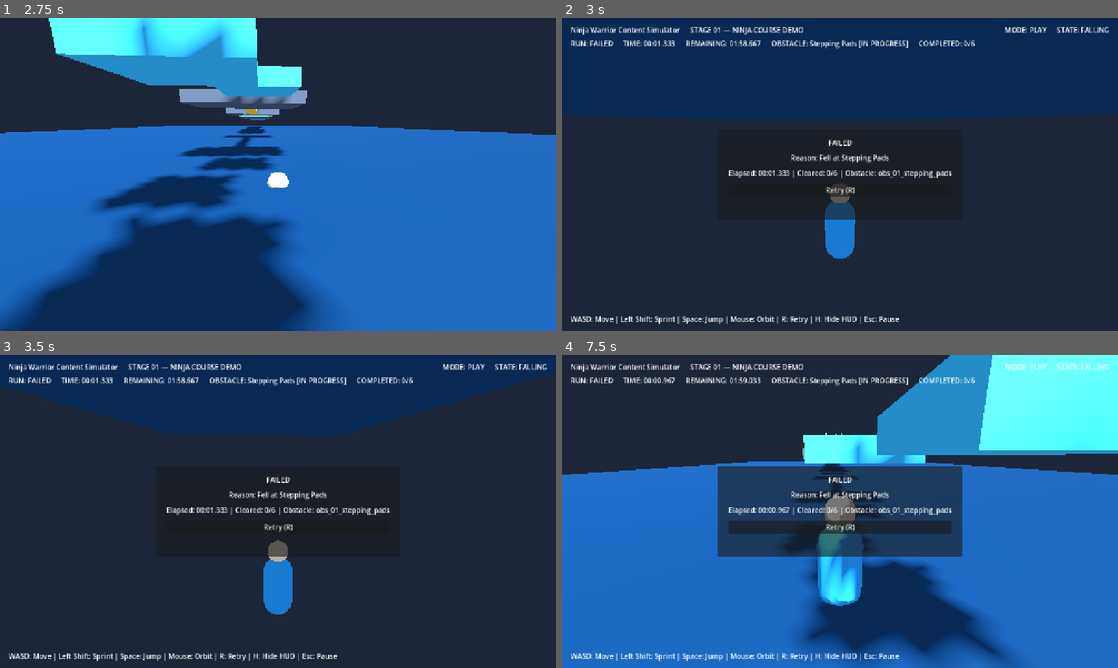
Above: before the commit, frames 1-4 (two rows, left to right).
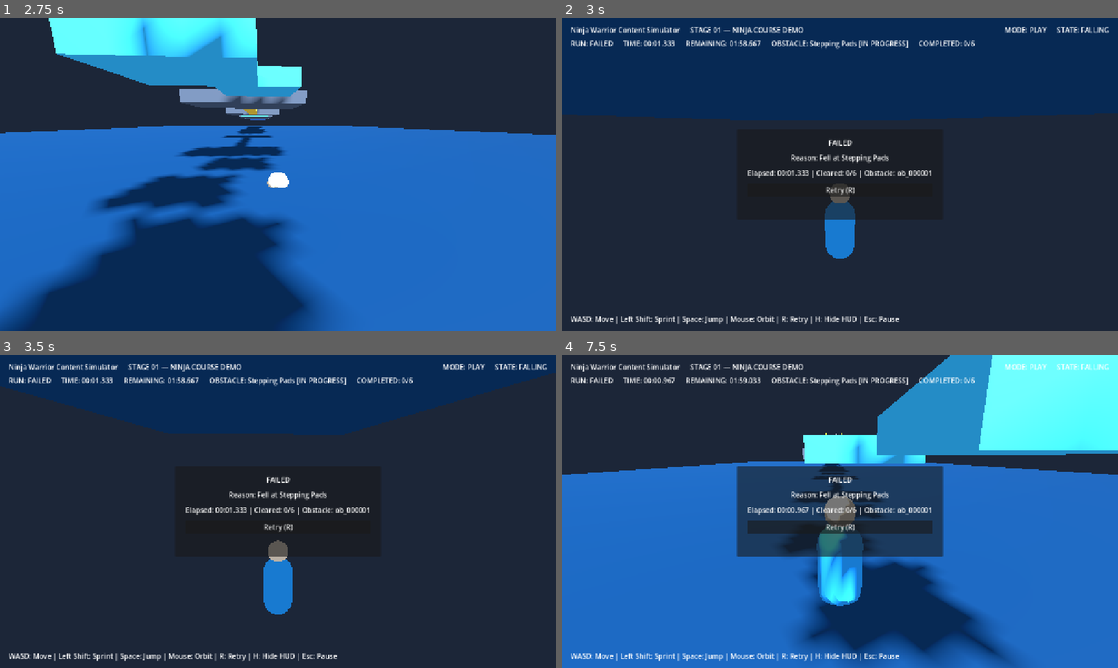
Above: after the commit, the same moments.

Repository: ranzxm/ninja-warrior-content-simulator
Game: Godot game, scene res://scenes/app/main.tscn
Two runs of this game, one before a commit and one after it. Both use one fixed random seed, a clock stepped at 60 frames per second and the inputs below.
Inputs (mouse positions are in pixels of both pictures, inside the frame that each line leads up to):
- Up to frame 1 (2.75 s): tap Enter at 0.5 s; move the mouse to (305, 174) at 0.52 s; hold Shift (sprint) 0.53-1.28 s; hold W (move_forward) from 0.53 s (still down); tap Space (jump) at 0.77, 1.52 s; move the mouse to (250, 174) at 1.27 s; tap H (toggle_hud) at 1.35 s; move the mouse to (289, 168) at 2.02 s; hold Shift (sprint) from 2.03 s (still down)
- Up to frame 2 (3 s): keep holding W (move_forward); move the mouse to (812, 237) at 2.77 s; release Shift (sprint) at 2.78 s; tap H (toggle_hud) at 2.85 s
- Up to frame 3 (3.5 s): keep holding W (move_forward); tap Space (jump) at 3.02 s
- Up to frame 4 (7.5 s): release W (move_forward) at 3.5 s; click "Retry (R)" at 3.5 s; tap R (restart) at 4.25, 5.75 s; move the mouse to (878, 514) at 4.27 s; hold W (move_forward) 4.28-5 s; hold Shift (sprint) 4.28-5 s; tap Space (jump) at 4.52, 6.02 s; tap Escape (pause) at 4.9 s; click "Restart" at 5 s; move the mouse to (795, 508) at 5.77 s; hold W (move_forward) 5.78-7.28 s; tap H (toggle_hud) at 5.85, 7.35 s; move the mouse to (845, 511) at 6.52 s; hold Shift (sprint) 6.53-7.28 s; move the mouse to (756, 433) at 7.27 s; hold D (move_right) from 7.28 s (still down)

Frame 1 is identical in both runs. In frame 2, 0.7% of the frame differs, in the area x 30-70%, y 48-58%; in frame 3, 0.7%; in frame 4, 2.7%, in the area x 28-72%, y 35-65%.

Commit message:
refactor(obstacles): make dynamic obstacle pause deterministic and introduce unique instance identities

Diff:
--- a/scenes/arenas/stage_01_demo.tscn
+++ b/scenes/arenas/stage_01_demo.tscn
@@ -181,27 +181,33 @@
 [node name="Obstacles" type="Node3D" parent="."]
 
 [node name="Obs01SteppingPads" parent="Obstacles" instance=ExtResource("2_obs01")]
-obstacle_id = "obs_01_stepping_pads"
+instance_id = "ob_000001"
+obstacle_id = "ob_000001"
 
 [node name="Obs02BalanceBeam" parent="Obstacles" instance=ExtResource("3_obs02")]
 transform = Transform3D(1, 0, 0, 0, 1, 0, 0, 0, 1, 0, 0, -14.2)
-obstacle_id = "obs_02_balance_beam"
+instance_id = "ob_000002"
+obstacle_id = "ob_000002"
 
 [node name="Obs03MovingPlatform" parent="Obstacles" instance=ExtResource("4_obs03")]
 transform = Transform3D(1, 0, 0, 0, 1, 0, 0, 0, 1, 0, 0, -24.2)
-obstacle_id = "obs_03_moving_platform"
+instance_id = "ob_000003"
+obstacle_id = "ob_000003"
 
 [node name="Obs04RotatingSweeper" parent="Obstacles" instance=ExtResource("5_obs04")]
 transform = Transform3D(1, 0, 0, 0, 1, 0, 0, 0, 1, 0, 0, -35.2)
-obstacle_id = "obs_04_rotating_sweeper"
+instance_id = "ob_000004"
+obstacle_id = "ob_000004"
 
 [node name="Obs05SwingingPendulum" parent="Obstacles" instance=ExtResource("6_obs05")]
 transform = Transform3D(1, 0, 0, 0, 1, 0, 0, 0, 1, 0, 0, -45.2)
-obstacle_id = "obs_05_swinging_pendulum"
+instance_id = "ob_000005"
+obstacle_id = "ob_000005"
 
 [node name="Obs06WarpedWall" parent="Obstacles" instance=ExtResource("7_obs06")]
 transform = Transform3D(1, 0, 0, 0, 1, 0, 0, 0, 1, 0, 0, -55.2)
-obstacle_id = "obs_06_warped_wall"
+instance_id = "ob_000006"
+obstacle_id = "ob_000006"
 
 [node name="FinishPlatform" type="StaticBody3D" parent="."]
 transform = Transform3D(1, 0, 0, 0, 1, 0, 0, 0, 1, 0, 3, -68.3)
--- a/scripts/obstacles/obs_01_stepping_pads.gd
+++ b/scripts/obstacles/obs_01_stepping_pads.gd
@@ -23,7 +23,7 @@
 
 
 func _init() -> void:
-	obstacle_id = "obs_01_stepping_pads"
+	super._init()
 	obstacle_type = "stepping_pads"
 	display_name = "Stepping Pads"
 
--- a/scripts/obstacles/obs_02_balance_beam.gd
+++ b/scripts/obstacles/obs_02_balance_beam.gd
@@ -19,7 +19,7 @@
 
 
 func _init() -> void:
-	obstacle_id = "obs_02_balance_beam"
+	super._init()
 	obstacle_type = "balance_beam"
 	display_name = "Balance Beam"
 
--- a/scripts/obstacles/obs_03_moving_platform.gd
+++ b/scripts/obstacles/obs_03_moving_platform.gd
@@ -26,7 +26,7 @@
 
 
 func _init() -> void:
-	obstacle_id = "obs_03_moving_platform"
+	super._init()
 	obstacle_type = "moving_platform"
 	display_name = "Moving Platform"
 
--- a/scripts/obstacles/obs_04_rotating_sweeper.gd
+++ b/scripts/obstacles/obs_04_rotating_sweeper.gd
@@ -29,7 +29,7 @@
 
 
 func _init() -> void:
-	obstacle_id = "obs_04_rotating_sweeper"
+	super._init()
 	obstacle_type = "rotating_sweeper"
 	display_name = "Rotating Sweeper"
 
--- a/scripts/obstacles/obs_05_swinging_pendulum.gd
+++ b/scripts/obstacles/obs_05_swinging_pendulum.gd
@@ -28,7 +28,7 @@
 
 
 func _init() -> void:
-	obstacle_id = "obs_05_swinging_pendulum"
+	super._init()
 	obstacle_type = "swinging_pendulum"
 	display_name = "Swinging Pendulum"
 
--- a/scripts/obstacles/obs_06_warped_wall.gd
+++ b/scripts/obstacles/obs_06_warped_wall.gd
@@ -25,7 +25,7 @@
 
 
 func _init() -> void:
-	obstacle_id = "obs_06_warped_wall"
+	super._init()
 	obstacle_type = "warped_wall"
 	display_name = "Warped Wall"
 
--- a/scripts/obstacles/obstacle_base.gd
+++ b/scripts/obstacles/obstacle_base.gd
@@ -1,9 +1,9 @@
 class_name ObstacleBase
 extends Node3D
 
-## Shared contract for modular course obstacles (M1a) with full collision enable/disable,
-## explicit traversal states (NOT_STARTED -> ENTERED -> COMPLETED), dynamic simulation lifecycle,
-## and atomic parameter validation.
+## Shared contract for modular course obstacles (M1a/M1b) with unique instance_id,
+## pause-aware dynamic simulation lifecycle, full collision enable/disable,
+## explicit traversal states (NOT_STARTED -> ENTERED -> COMPLETED), and atomic parameters.
 
 signal obstacle_entered(obstacle: ObstacleBase, player: PlayerController)
 signal obstacle_completed(obstacle: ObstacleBase, player: PlayerController)
@@ -19,8 +19,25 @@
 const META_ORIG_MASK: StringName = &"_orig_collision_mask"
 const META_ORIG_MONITORING: StringName = &"_orig_monitoring"
 const META_ORIG_MONITORABLE: StringName = &"_orig_monitorable"
-
-@export var obstacle_id: String = "obs_000"
+const EDITOR_PICK_LAYER: int = 16 # Layer 5: EDITOR_PICK
+
+static var _next_instance_counter: int = 0
+
+var _instance_id: String = ""
+
+@export var instance_id: String = "":
+	set(value):
+		_set_identity_internal(value)
+	get:
+		return _instance_id
+
+## Compatibility alias synchronized with instance_id.
+@export var obstacle_id: String = "":
+	set(value):
+		_set_identity_internal(value)
+	get:
+		return _instance_id
+
 @export var obstacle_type: String = "base"
 @export var display_name: String = "Obstacle"
 @export var is_enabled: bool = true:
@@ -37,13 +54,39 @@
 var exit_anchor: Marker3D = null
 var traversal_state: TraversalState = TraversalState.NOT_STARTED
 var simulation_active: bool = false
+var simulation_paused: bool = false
+var editor_mode_active: bool = false
 
 var _entry_trigger: Area3D = null
 var _exit_trigger: Area3D = null
 var _hazard_zone: Area3D = null
+var _editor_pick_body: StaticBody3D = null
+
+
+static func allocate_unique_instance_id() -> String:
+	_next_instance_counter += 1
+	return "ob_%06d" % _next_instance_counter
+
+
+static func register_known_instance_id(id_str: String) -> void:
+	var clean: String = id_str.strip_edges()
+	if clean.begins_with("ob_"):
+		var num_part: String = clean.substr(3)
+		if num_part.is_valid_int():
+			var parsed_num: int = num_part.to_int()
+			if parsed_num > _next_instance_counter:
+				_next_instance_counter = parsed_num
+
+
+func _init() -> void:
+	_set_identity_internal(allocate_unique_instance_id())
 
 
 func _ready() -> void:
+	if _instance_id.is_empty():
+		_set_identity_internal(allocate_unique_instance_id())
+	else:
+		register_known_instance_id(_instance_id)
 	_cache_common_nodes()
 	_connect_triggers()
 	_rebuild_obstacle()
@@ -51,8 +94,24 @@
 	_apply_enabled_state()
 
 
+func get_obstacle_instance_id() -> String:
+	return _instance_id
+
+
+func set_obstacle_instance_id(new_id: String) -> void:
+	_set_identity_internal(new_id)
+
+
+func _set_identity_internal(new_id: String) -> void:
+	var clean: String = new_id.strip_edges()
+	if clean.is_empty():
+		return
+	_instance_id = clean
+	register_known_instance_id(clean)
+
+
 func start_simulation() -> void:
-	if not is_enabled:
+	if not is_enabled or editor_mode_active:
 		simulation_active = false
 		return
 	simulation_active = true
@@ -62,13 +121,30 @@
 	simulation_active = false
 
 
+func set_simulation_paused(paused: bool) -> void:
+	simulation_paused = paused
+
+
 func is_simulation_running() -> bool:
-	return is_enabled and simulation_active
+	if not is_enabled or not simulation_active or simulation_paused or editor_mode_active:
+		return false
+	if is_inside_tree() and get_tree().paused:
+		return false
+	return true
+
+
+func set_editor_mode(active: bool) -> void:
+	editor_mode_active = active
+	if active:
+		simulation_active = false
+	_ensure_editor_pick_body()
+	_apply_enabled_state()
 
 
 func reset_obstacle() -> void:
 	_cache_common_nodes()
 	simulation_active = false
+	simulation_paused = false
 	traversal_state = TraversalState.NOT_STARTED
 	_on_reset_obstacle()
 	_apply_enabled_state()
@@ -102,9 +178,26 @@
 	return global_position
 
 
+func get_local_bounds_aabb() -> AABB:
+	_cache_common_nodes()
+	var entry_local: Vector3 = entry_anchor.position if entry_anchor != null else Vector3.ZERO
+	var exit_local: Vector3 = exit_anchor.position if exit_anchor != null else Vector3(0.0, 0.0, -6.0)
+	var min_pt: Vector3 = Vector3(
+		minf(entry_local.x, exit_local.x) - 2.0,
+		minf(entry_local.y, exit_local.y) - 0.5,
+		minf(entry_local.z, exit_local.z) - 0.5
+	)
+	var max_pt: Vector3 = Vector3(
+		maxf(entry_local.x, exit_local.x) + 2.0,
+		maxf(entry_local.y, exit_local.y) + 2.5,
+		maxf(entry_local.z, exit_local.z) + 0.5
+	)
+	return AABB(min_pt, max_pt - min_pt)
+
+
 func validate_configuration() -> bool:
 	_cache_common_nodes()
-	if obstacle_id.strip_edges().is_empty():
+	if _instance_id.strip_edges().is_empty():
 		return false
 	if get_obstacle_type().strip_edges().is_empty():
 		return false
@@ -131,6 +224,7 @@
 	if not validate_configuration():
 		return false
 	_rebuild_obstacle()
+	_ensure_editor_pick_body()
 	reset_obstacle()
 	_apply_enabled_state()
 	return true
@@ -149,6 +243,40 @@
 		_hazard_zone = get_node_or_null(hazard_zone_path) as Area3D
 
 
+func _ensure_editor_pick_body() -> void:
+	if not editor_mode_active:
+		if _editor_pick_body != null and is_instance_valid(_editor_pick_body):
+			if _editor_pick_body.get_parent() != null:
+				_editor_pick_body.get_parent().remove_child(_editor_pick_body)
+			_editor_pick_body.free()
+		_editor_pick_body = null
+		return
+
+	if _editor_pick_body == null or not is_instance_valid(_editor_pick_body):
+		_editor_pick_body = get_node_or_null("_EditorPickBody") as StaticBody3D
+	if _editor_pick_body == null:
+		_editor_pick_body = StaticBody3D.new()
+		_editor_pick_body.name = "_EditorPickBody"
+		_editor_pick_body.collision_layer = EDITOR_PICK_LAYER
+		_editor_pick_body.collision_mask = 0
+		var col: CollisionShape3D = CollisionShape3D.new()
+		col.name = "CollisionShape3D"
+		col.shape = BoxShape3D.new()
+		_editor_pick_body.add_child(col)
+		add_child(_editor_pick_body)
+
+	var bounds: AABB = get_local_bounds_aabb()
+	var pick_col: CollisionShape3D = _editor_pick_body.get_node_or_null("CollisionShape3D") as CollisionShape3D
+	if pick_col != null and pick_col.shape is BoxShape3D:
+		var box: BoxShape3D = pick_col.shape as BoxShape3D
+		box.size = Vector3(
+			maxf(1.0, bounds.size.x),
+			maxf(1.0, bounds.size.y),
+			maxf(1.0, bounds.size.z)
+		)
+		pick_col.position = bounds.position + bounds.size * 0.5
+
+
 func _connect_triggers() -> void:
 	if _entry_trigger != null and not _entry_trigger.body_entered.is_connected(_on_entry_trigger_body_entered):
 		_entry_trigger.body_entered.connect(_on_entry_trigger_body_entered)
@@ -159,14 +287,25 @@
 
 
 func _apply_enabled_state() -> void:
-	visible = is_enabled
+	visible = is_enabled or editor_mode_active
 	if not is_enabled:
 		simulation_active = false
-	process_mode = Node.PROCESS_MODE_INHERIT if is_enabled else Node.PROCESS_MODE_DISABLED
+	process_mode = Node.PROCESS_MODE_PAUSABLE if is_enabled else Node.PROCESS_MODE_DISABLED
 	_sync_collision_tree(self, is_enabled)
 
 
 func _sync_collision_tree(node: Node, enabled_flag: bool) -> void:
+	if node == _editor_pick_body:
+		var pick_layer: int = EDITOR_PICK_LAYER if editor_mode_active else 0
+		_editor_pick_body.collision_layer = pick_layer
+		_editor_pick_body.collision_mask = 0
+		_editor_pick_body.set_deferred("collision_layer", pick_layer)
+		var pick_shape: CollisionShape3D = _editor_pick_body.get_node_or_null("CollisionShape3D") as CollisionShape3D
+		if pick_shape != null:
+			pick_shape.disabled = not editor_mode_active
+			pick_shape.set_deferred("disabled", not editor_mode_active)
+		return
+
 	if node is CollisionObject3D:
 		var col_obj: CollisionObject3D = node as CollisionObject3D
 		if not col_obj.has_meta(META_ORIG_LAYER):
@@ -174,8 +313,9 @@
 		if not col_obj.has_meta(META_ORIG_MASK):
 			col_obj.set_meta(META_ORIG_MASK, col_obj.collision_mask)
 
-		var target_layer: int = int(col_obj.get_meta(META_ORIG_LAYER)) if enabled_flag else 0
-		var target_mask: int = int(col_obj.get_meta(META_ORIG_MASK)) if enabled_flag else 0
+		var active_gameplay_col: bool = enabled_flag and (not editor_mode_active or not (col_obj is Area3D))
+		var target_layer: int = int(col_obj.get_meta(META_ORIG_LAYER)) if active_gameplay_col else 0
+		var target_mask: int = int(col_obj.get_meta(META_ORIG_MASK)) if active_gameplay_col else 0
 		col_obj.collision_layer = target_layer
 		col_obj.collision_mask = target_mask
 		col_obj.set_deferred("collision_layer", target_layer)
@@ -187,14 +327,16 @@
 				area.set_meta(META_ORIG_MONITORING, area.monitoring)
 			if not area.has_meta(META_ORIG_MONITORABLE):
 				area.set_meta(META_ORIG_MONITORABLE, area.monitorable)
-			var target_mon: bool = bool(area.get_meta(META_ORIG_MONITORING)) if enabled_flag else false
-			var target_monable: bool = bool(area.get_meta(META_ORIG_MONITORABLE)) if enabled_flag else false
+			var allow_area: bool = enabled_flag and not editor_mode_active
+			var target_mon: bool = bool(area.get_meta(META_ORIG_MONITORING)) if allow_area else false
+			var target_monable: bool = bool(area.get_meta(META_ORIG_MONITORABLE)) if allow_area else false
 			area.set_deferred("monitoring", target_mon)
 			area.set_deferred("monitorable", target_monable)
 
 	elif node is CollisionShape3D:
 		var col_shape: CollisionShape3D = node as CollisionShape3D
-		var should_disable: bool = not enabled_flag
+		var parent_is_area: bool = node.get_parent() is Area3D
+		var should_disable: bool = (not enabled_flag) or (editor_mode_active and parent_is_area)
 		col_shape.disabled = should_disable
 		col_shape.set_deferred("disabled", should_disable)
 
@@ -203,21 +345,21 @@
 
 
 func _on_entry_trigger_body_entered(body: Node3D) -> void:
-	if not is_enabled:
+	if not is_enabled or editor_mode_active:
 		return
 	if body is PlayerController:
 		obstacle_entered.emit(self, body as PlayerController)
 
 
 func _on_exit_trigger_body_entered(body: Node3D) -> void:
-	if not is_enabled:
+	if not is_enabled or editor_mode_active:
 		return
 	if body is PlayerController:
 		obstacle_completed.emit(self, body as PlayerController)
 
 
 func _on_hazard_zone_body_entered(body: Node3D) -> void:
-	if not is_enabled:
+	if not is_enabled or editor_mode_active:
 		return
 	if body is PlayerController:
 		obstacle_hazard_hit.emit(self, body as PlayerController, "Fell at %s" % display_name)
